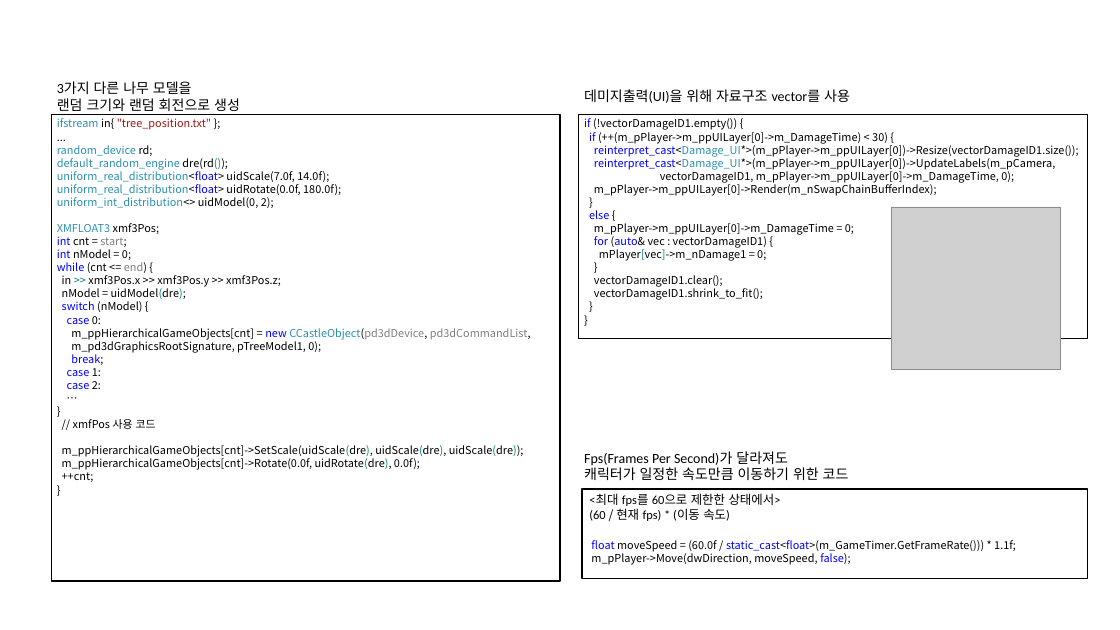
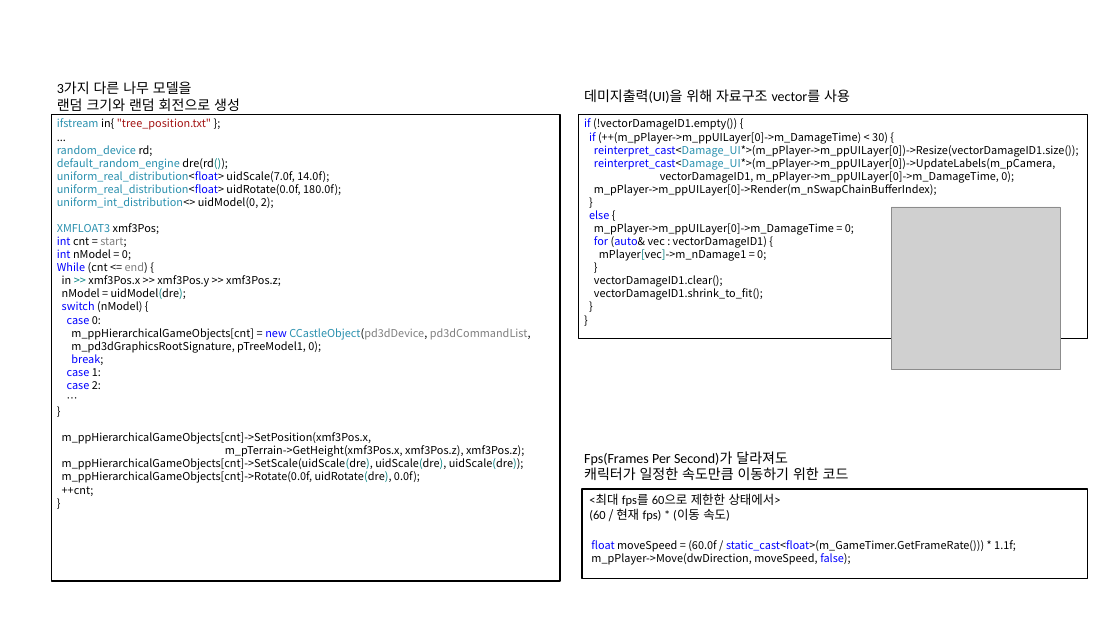
Before and after one commit to hjs0913/SSU, a slide deck: slide 6 of 포트폴리오/2017184037_홍진선_포트폴리오.pptx. Drawn at 1120x630 pixels with LibreOffice and Linux fonts; fonts in the diff are those of the drawing; grey boxes stand for pictures. Boxes give left, top, right and bottom in pixels: in the first picture for what was removed or moved away, otherwise in the second. Text is boxed around its words. In the diff, an @@ line names an element or a change of style, - is before the commit and + after.

```diff
--- a/포트폴리오/2017184037_홍진선_포트폴리오.pptx
+++ b/포트폴리오/2017184037_홍진선_포트폴리오.pptx
@@ text at [57,262,148,273]: text changed @@
-while (cnt <= end) {
+While (cnt <= end) {
@@ text at [62,432,524,457]: text changed @@
-// xmfPos 사용 코드
+m_ppHierarchicalGameObjects[cnt]->SetPosition(xmf3Pos.x,
+m_pTerrain->GetHeight(xmf3Pos.x, xmf3Pos.z), xmf3Pos.z);
```
Also in this commit, not shown: 2 other slides changed, 4 slides added, 2 slides removed.
